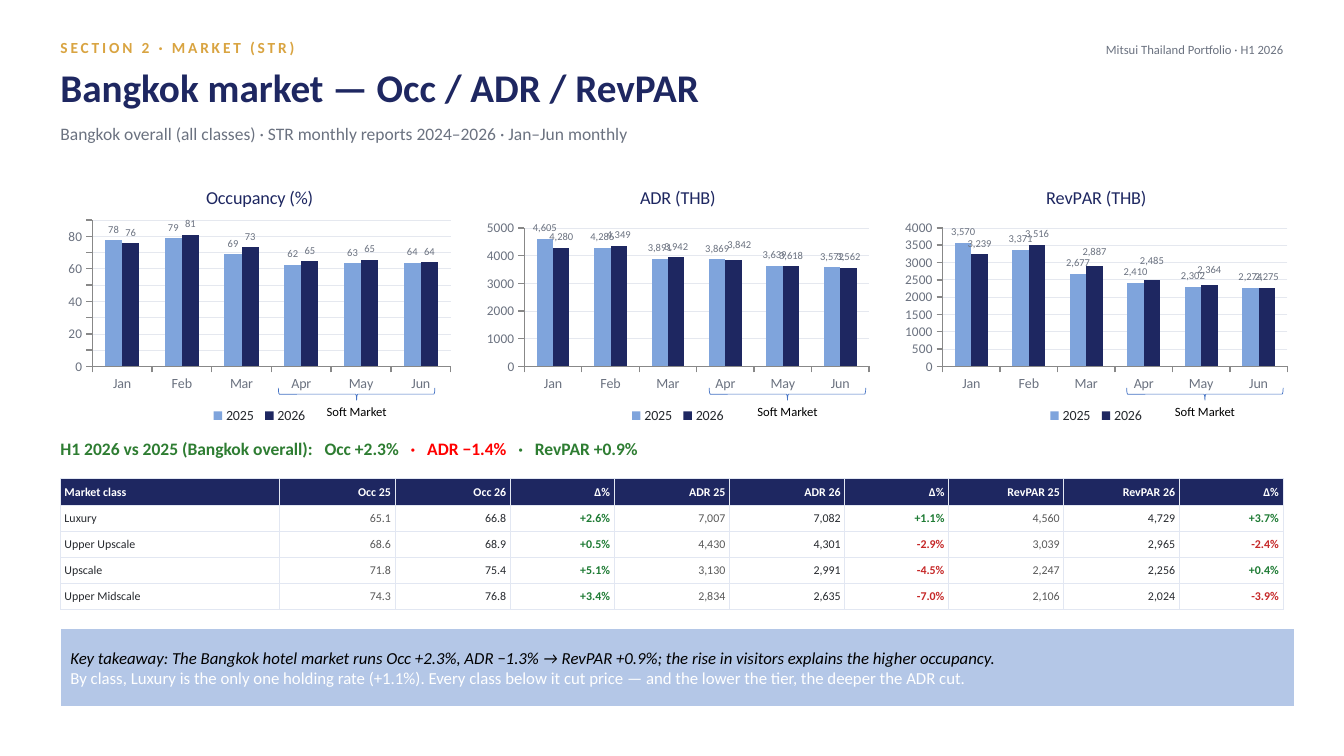
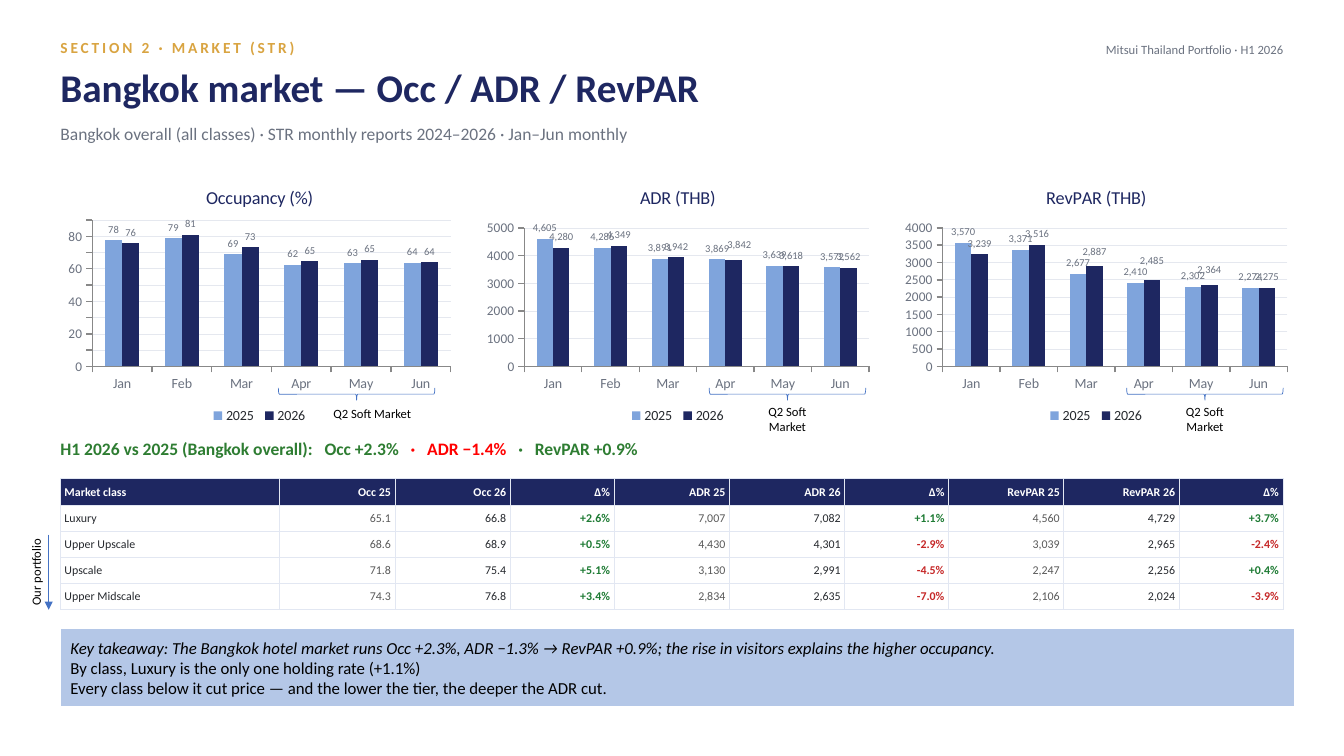
Before and after one commit to Chavin2543/mae-workspace, a slide deck: slide 8 of output/Portfolio_Performance_Report_H1-2026.pptx. Drawn at 1344x756 pixels with LibreOffice and Linux fonts; fonts in the diff are those of the drawing. Boxes give left, top, right and bottom in pixels: in the first picture for what was removed or moved away, otherwise in the second. Text is boxed around its words. In the diff, an @@ line names an element or a change of style, - is before the commit and + after.

```diff
--- a/output/Portfolio_Performance_Report_H1-2026.pptx
+++ b/output/Portfolio_Performance_Report_H1-2026.pptx
@@ text at (333, 409, 411, 420): text changed @@
-Soft Market
+Q2 Soft Market
@@ text at (768, 407, 806, 431): text changed @@
-Soft Market
+Q2 Soft Market
@@ text at (1186, 407, 1224, 431): text changed @@
-Soft Market
+Q2 Soft Market
@@ arrow added from (48, 534) to (48, 610), #4472C4 0.5 pt @@
@@ text added at (29, 543, 44, 605), 9 pt, text #000000 @@
+Our portfolio
@@ text in rectangle at (70, 662, 607, 697): text changed; text colour #FFFFFF to #000000 @@
-By class, Luxury is the only one holding rate (+1.1%). Every class below it cut price — and the lower the tier, the deeper the ADR cut.
+By class, Luxury is the only one holding rate (+1.1%)
+Every class below it cut price — and the lower the tier, the deeper the ADR cut.
```
Also in this commit, not shown: 23 other slides changed, 1 slide removed.
